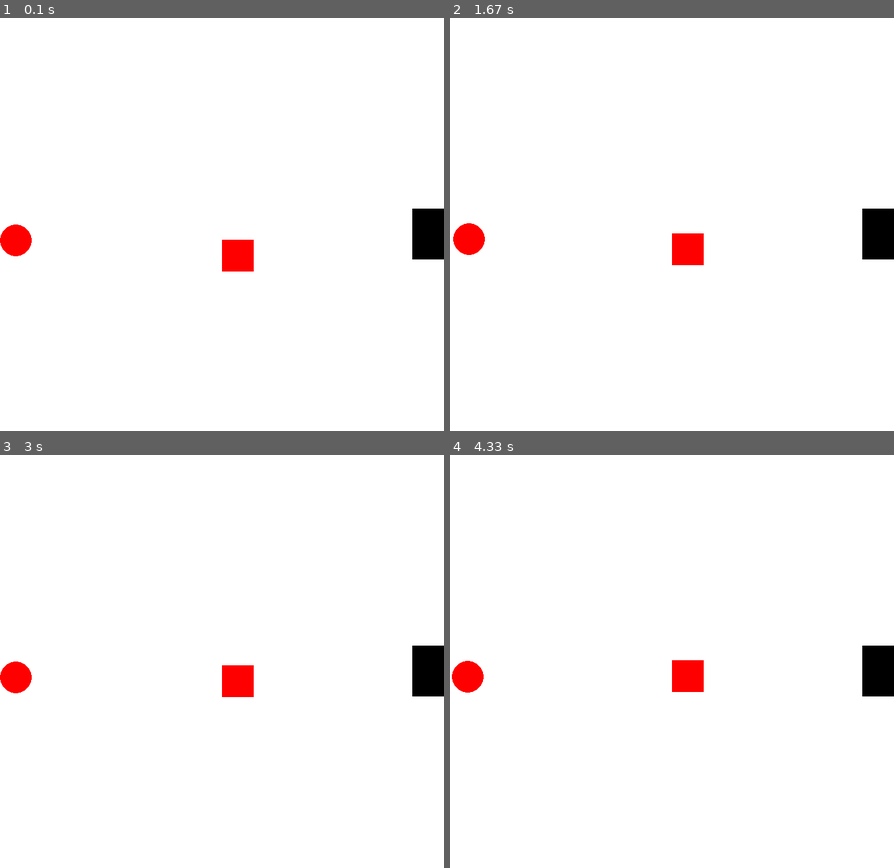
Above: before the commit, frames 1-4 (two rows, left to right).
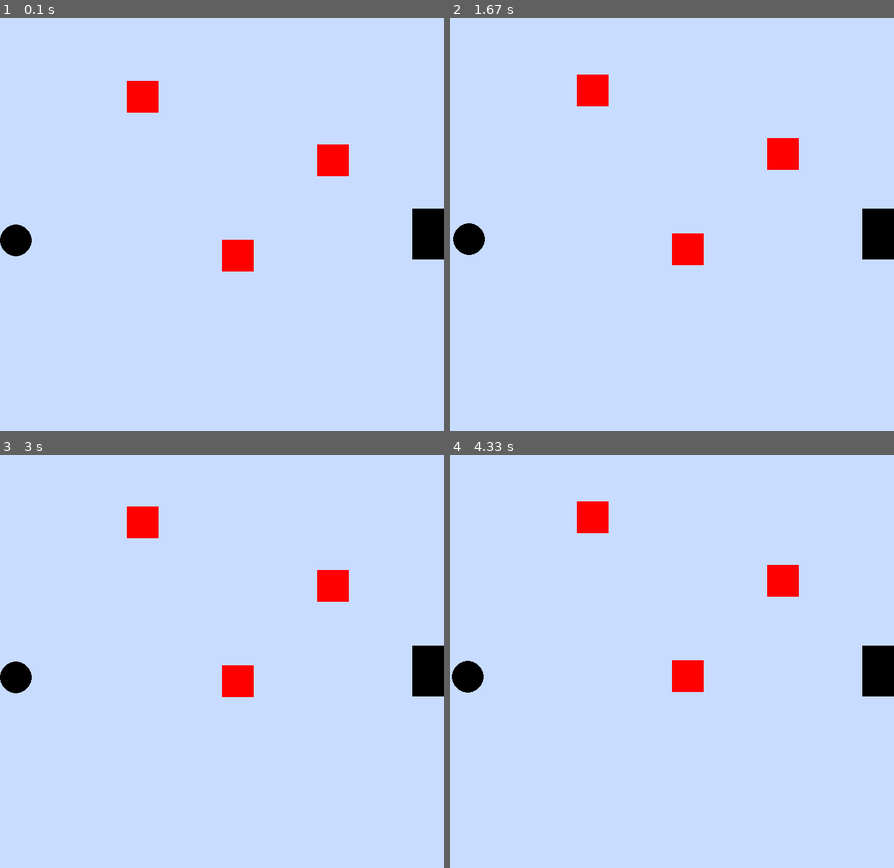
Above: after the commit, the same moments.

Repository: Omar-kuben/pygame-spill
Game: pygame game, started from roadgame.py
The game is run twice, just before and just after one commit, with the same random seed, the same clock (stepped at 60 frames per second) and the same inputs.
Inputs:
- Up to frame 1 (0.1 s): no input
- Up to frame 2 (1.67 s): hold Right 0.33-0.8 s; hold Up 0.83-1.13 s; hold Right 1.17-1.63 s
- Up to frame 3 (3 s): hold Left 1.67-2.2 s; hold Down 2.23-2.53 s; hold Left 2.57-2.97 s
- Up to frame 4 (4.33 s): hold Up 3-3.37 s; hold Right 3.4-4.03 s; hold Down from 4.07 s (still down)

The runs differ from the first frame. In frame 1, 99% of the frame differs, in the area x 0-100%, y 0-100%; in frame 2, 99%; in frame 3, 99%; in frame 4, 99%.

Commit message:
siste endrinfene

Diff:
--- a/roadgame.py
+++ b/roadgame.py
@@ -1,5 +1,6 @@
 import pygame as pg
 pg.init()
+
 class Ball:
     def __init__(self, x_pos:int, y_pos:int, radius:float, fart:int, vindu:pg.surface.Surface, farge:tuple):
         self._x_pos = x_pos
@@ -11,26 +12,26 @@
 
     def tegne(self):
         pg.draw.circle(self._vindu, self._farge, (self._x_pos, self._y_pos), self._radius)
-    def flytt(self,trykkede_taster):
 
+    def flytt(self, trykkede_taster):
         if trykkede_taster[pg.K_UP] and self._y_pos > self._radius:
             self._y_pos -= self._fart
 
         elif trykkede_taster[pg.K_DOWN] and self._y_pos < self._vindu.get_height() - self._radius:
             self._y_pos += self._fart
 
-        elif trykkede_taster[pg.K_LEFT] and self._x_pos  > self._radius:
+        elif trykkede_taster[pg.K_LEFT] and self._x_pos > self._radius:
             self._x_pos -= self._fart
 
         elif trykkede_taster[pg.K_RIGHT] and self._x_pos < self._vindu.get_width() - self._radius:
             self._x_pos += self._fart
-
 
     def gameOver(self, firekant:'Rektangel'):
         if self._x_pos + self._radius > firekant.x and self._x_pos - self._radius < firekant.x + firekant.bredde and self._y_pos + self._radius > firekant.y and self._y_pos - self._radius < firekant.y + firekant.hoyde:
             return True
         else:
             return False
+
 
 class Rektangel:
     def __init__(self, x, y, bredde, hoyde, fart, vindu):
@@ -42,11 +43,13 @@
         self.vindu = vindu
 
     def tegne(self):
-        pg.draw.rect(self.vindu, (255,0,0), (self.x,self.y,self.bredde,self.hoyde)) #xpos ypos bredde høyde
+        pg.draw.rect(self.vindu, (255,0,0), (self.x, self.y, self.bredde, self.hoyde))
+
     def flytt(self):
-        if self.y <= 0  or self.y >= self.vindu.get_height() - self.hoyde:
+        if self.y <= 0 or self.y >= self.vindu.get_height() - self.hoyde:
             self.fart = -self.fart
         self.y -= self.fart
+
 
 class Sluttested:
     def __init__(self, x, y, bredde, hoyde, vindu):
@@ -57,41 +60,51 @@
         self.vindu = vindu
 
     def tegne(self):
-        pg.draw.rect(self.vindu, (0,0,0), (self.x,self.y,self.bredde,self.hoyde))
+        pg.draw.rect(self.vindu, (0,0,0), (self.x, self.y, self.bredde, self.hoyde))
 
 
+font = pg.font.SysFont("Arial", 48)
 
-font = pg.font.SysFont("Arial", 24)
 VINDU_BREDDE = 700
 VINDU_HOYDE  = 650
 vindu = pg.display.set_mode([VINDU_BREDDE, VINDU_HOYDE])
-
 pg.display.flip()
 
-ball = Ball(25, 350, 25, 0.1, vindu,(255,0,0))
-firekant = Rektangel(350,350,50,50,0.1,vindu)
+ball = Ball(25, 350, 25, 0.1, vindu, (0,0,0))
+
+firekanter = [
+    Rektangel(200, 100, 50, 50, 0.1, vindu),
+    Rektangel(350, 350, 50, 50, 0.1, vindu),
+    Rektangel(500, 200, 50, 50, 0.1, vindu)
+]
+
 sluttAreal = Sluttested(650, 300, 80, 80, vindu)
 
+GAMEOVER = False
 fortsett = True
+
 while fortsett:
-    vindu.fill((255,255,255))
+    vindu.fill((200,220,255))
     ball.tegne()
-    firekant.tegne()
     sluttAreal.tegne()
-    GAMEOVER  = ball.gameOver(firekant)
+    for firekant in firekanter:
+        firekant.tegne()
+        if ball.gameOver(firekant):
+            GAMEOVER = True
 
-
-    if GAMEOVER == True:
+    if GAMEOVER:
         tekst = font.render("GAME OVER", True, (0,0,0))
-        vindu.blit(tekst, (200, 300))
+        vindu.blit(tekst, (230, 300))
 
     pg.display.flip()
 
     trykkede_taster = pg.key.get_pressed()
     ball.flytt(trykkede_taster)
-    firekant.flytt()
+    for firekant in firekanter:
+        firekant.flytt()
 
     for event in pg.event.get():
         if event.type == pg.QUIT:
             fortsett = False
+
 pg.quit()
